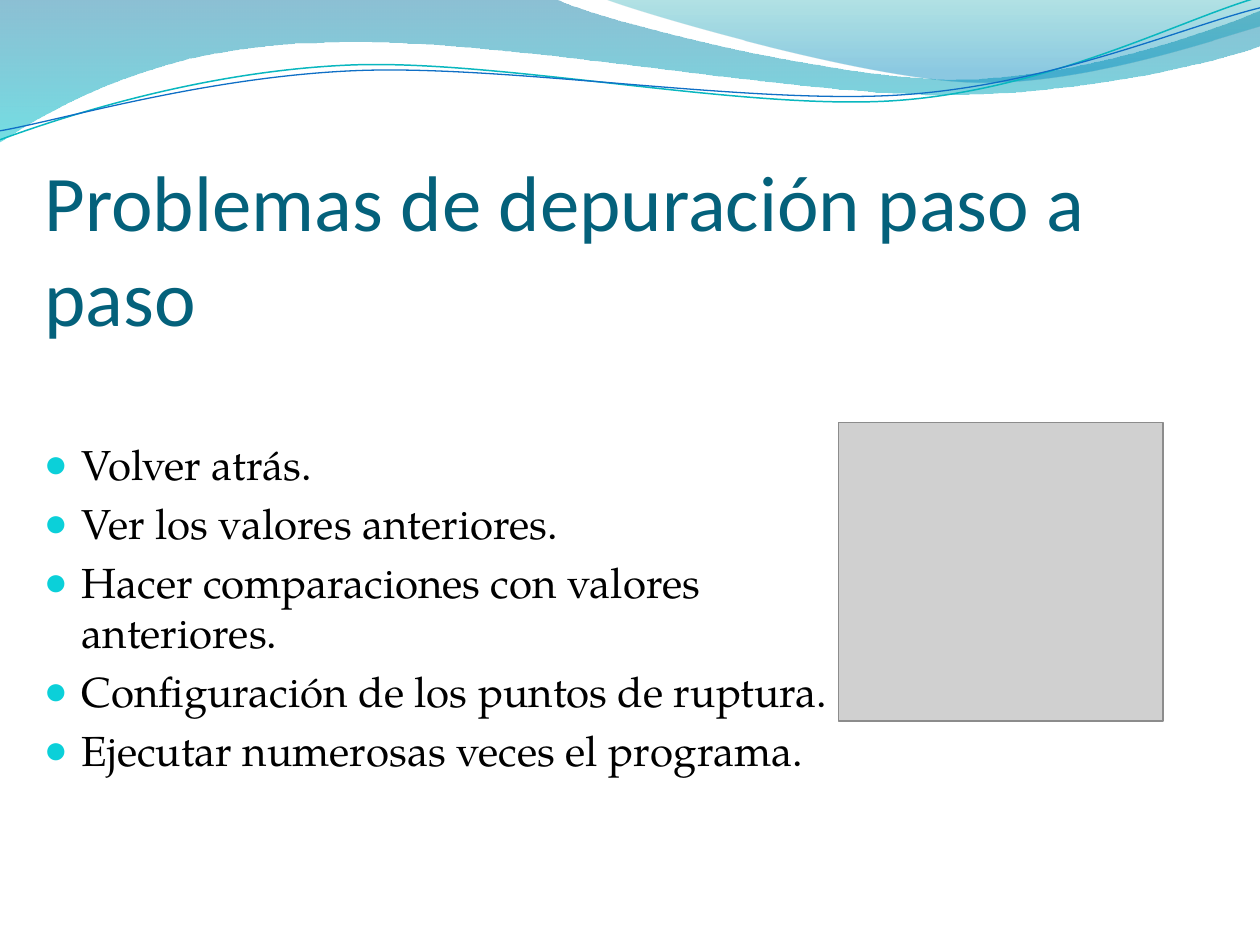
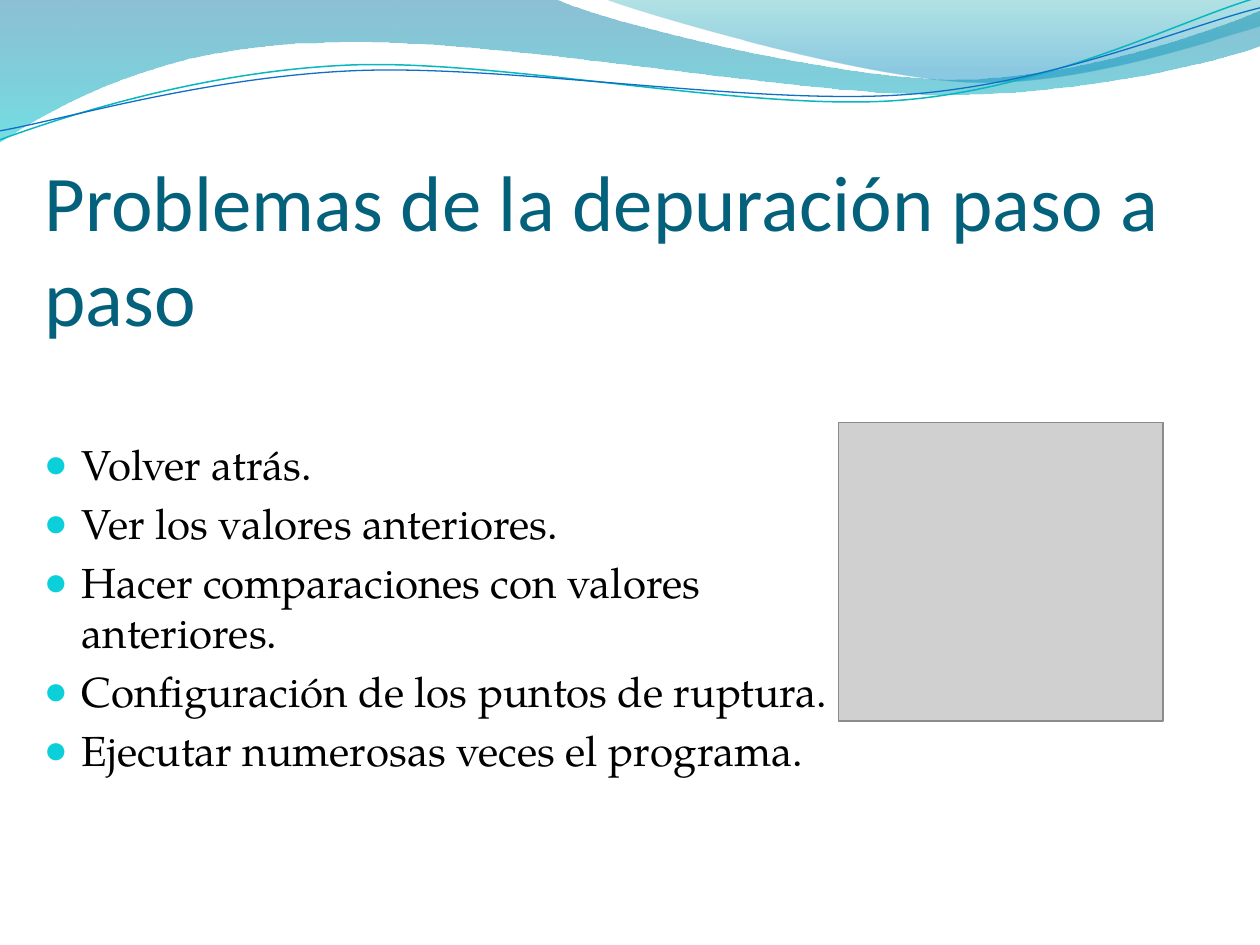
Before and after one commit to DiegoArranzGarcia/JavaTracer, a slide deck: slide 5 of JavaTracer/Analizador orientado a métodos para aplicaciones Java.pptx. Drawn at 1260x945 pixels with LibreOffice and Linux fonts; fonts in the diff are those of the drawing; grey boxes stand for pictures; background and template pictures are left out. Boxes give left, top, right and bottom in pixels: in the first picture for what was removed or moved away, otherwise in the second. Text is boxed around its words. In the diff, an @@ line names an element or a change of style, - is before the commit and + after.

```diff
--- a/JavaTracer/Analizador orientado a métodos para aplicaciones Java.pptx
+++ b/JavaTracer/Analizador orientado a métodos para aplicaciones Java.pptx
@@ title at box(45, 176, 1158, 339): text changed @@
-Problemas de depuración paso a paso
+Problemas de la depuración paso a paso
```
